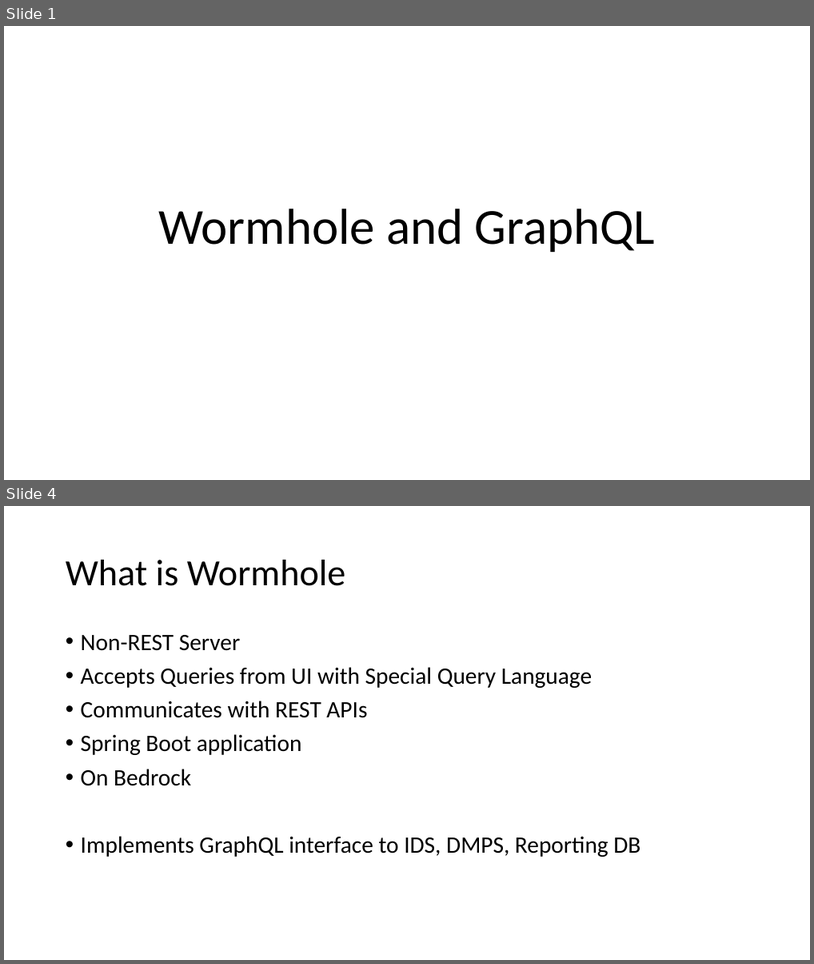
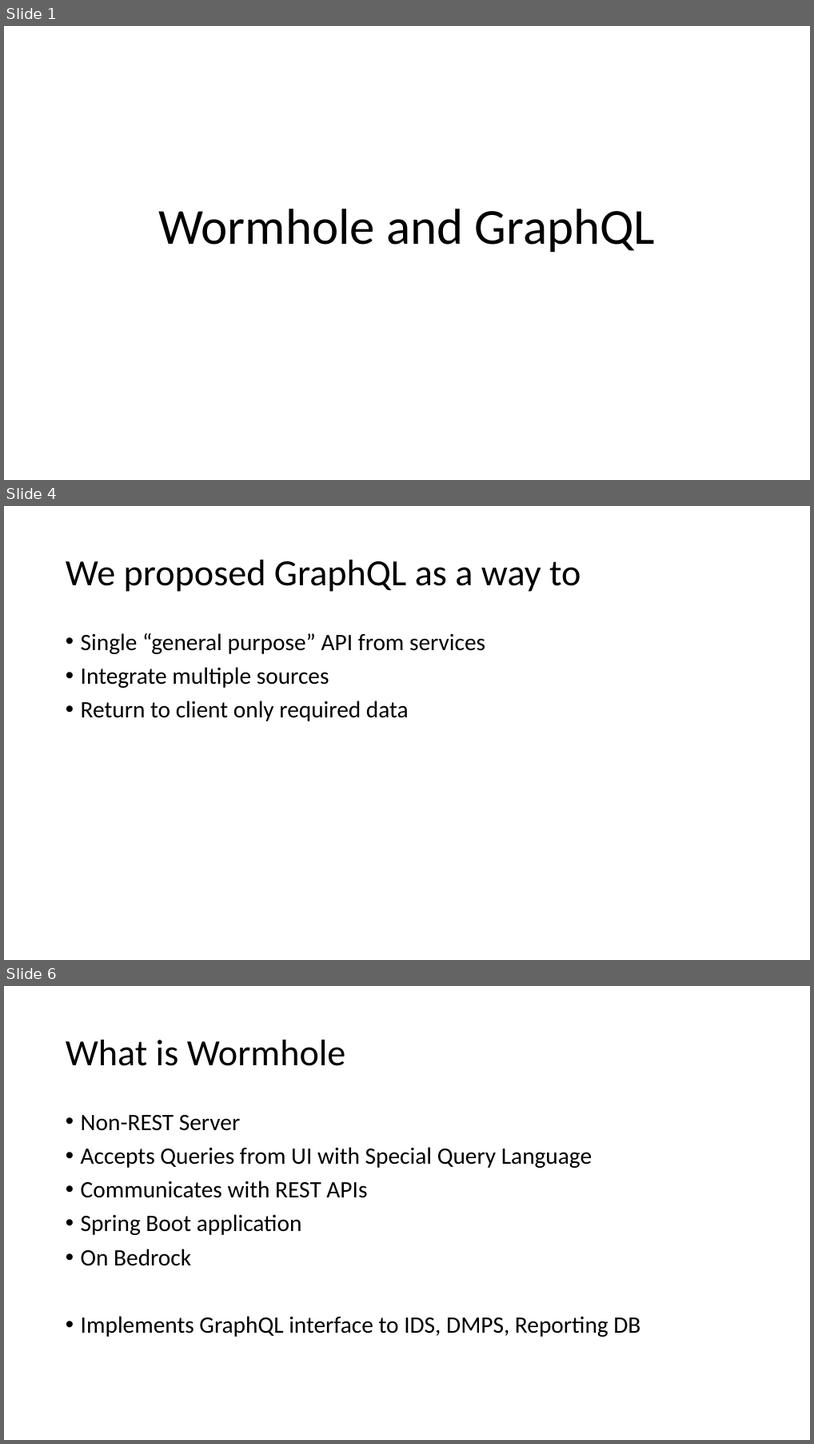
Before and after one commit to AlanCramer/BostonRestaurantInspections, a slide deck: Wormhole.pptx. Shown one above the other, each under a label of ours: slides 1 and 4 before the commit, slides 1, 4 and 6 after it; the slides between them are not shown. The pictures are 814x964 and 814x1444 pixels, drawn with LibreOffice and Linux fonts; fonts in the diff are those of the drawing. Boxes give left, top, right and bottom in pixels: in the first picture for what was removed or moved away, otherwise in the second. Text is boxed around its words. In the diff, an @@ line names an element or a change of style, - is before the commit and + after.

```diff
--- a/Wormhole.pptx
+++ b/Wormhole.pptx
@@ slide 4 added at (4,506,810,960), background #FFFFFF @@
@@ title added at (66,560,581,592), 44 pt, text #000000 @@
+We proposed GraphQL as a way to
@@ text added at (81,633,486,721), 28 pt, text #000000 @@
+• Single “general purpose” API from services
+• Integrate multiple sources
+• Return to client only required data
@@ what was slide 4 is now slide 6 @@
```
Also in this commit, not shown: 2 slides changed, 1 other slide added, 2 other files.
